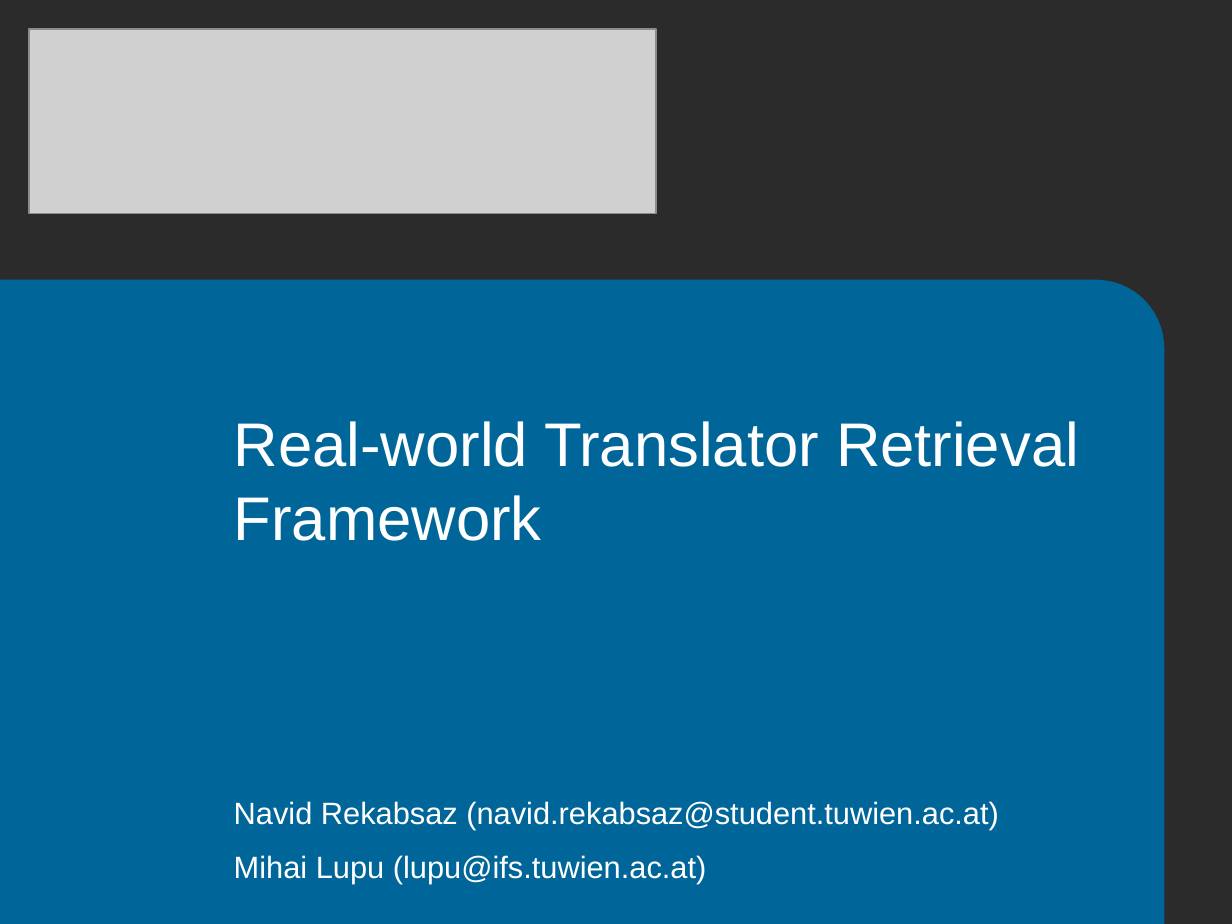
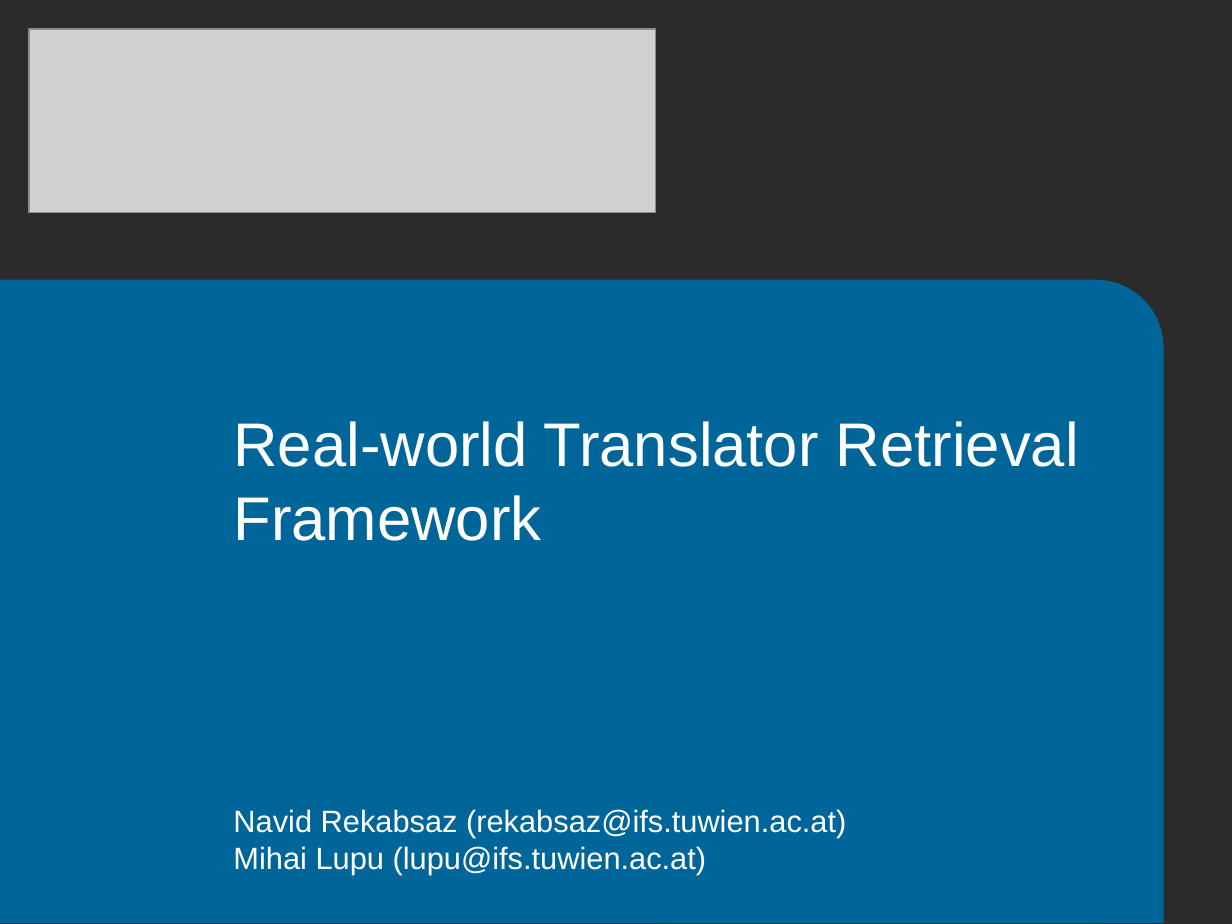
Before and after one commit to czxrrr/expert-retrieval-translators, a slide deck: slide 1 of presentation/presentation.pptx. Drawn at 1232x924 pixels with LibreOffice and Linux fonts; fonts in the diff are those of the drawing; grey boxes stand for pictures; background and template pictures are left out; a plain dark background stands for a picture behind light text. Boxes give left, top, right and bottom in pixels: in the first picture for what was removed or moved away, otherwise in the second. Text is boxed around its words. In the diff, an @@ line names an element or a change of style, - is before the commit and + after.

```diff
--- a/presentation/presentation.pptx
+++ b/presentation/presentation.pptx
@@ text at (233,809,846,838): text changed @@
-Navid Rekabsaz (navid.rekabsaz@student.tuwien.ac.at)
+Navid Rekabsaz (rekabsaz@ifs.tuwien.ac.at)
@@ text at (233,846,707,875): less space between paragraphs @@
```
Also in this commit, not shown: 6 other slides changed, 23 slides added, 3 slides removed, 19 other files.
